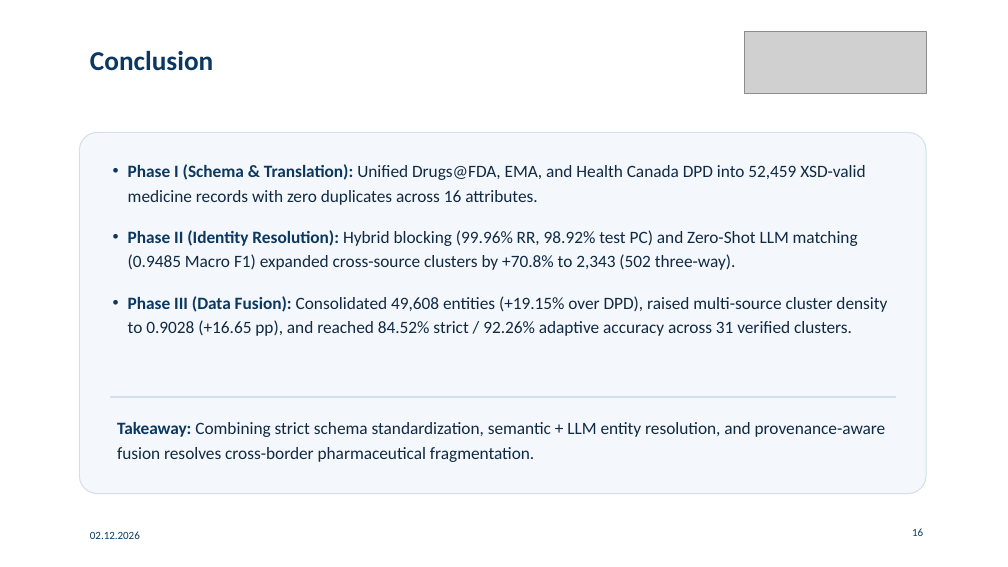
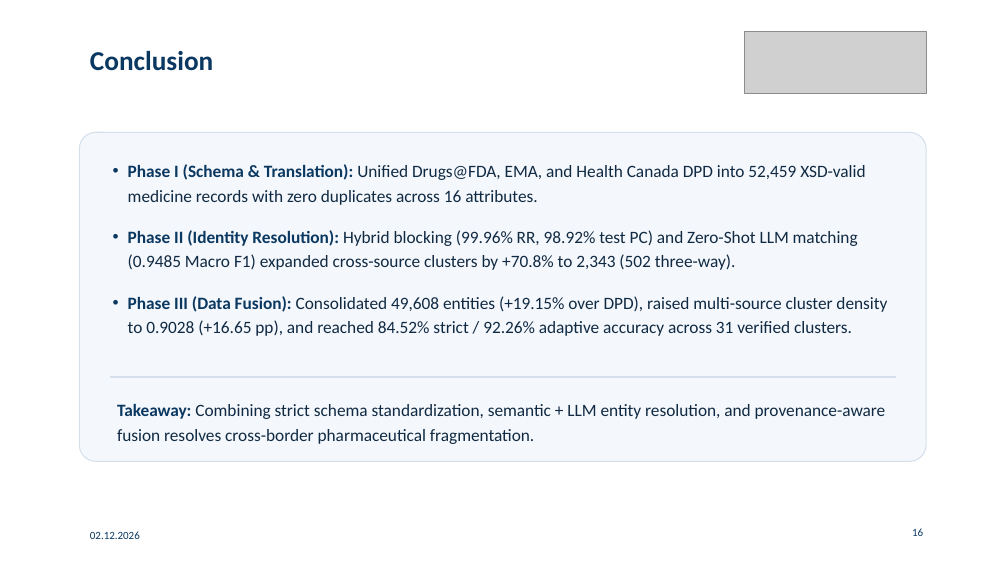
Before and after one commit to gabegagster/wdi-drug-integration, a slide deck: slide 16 of docs/presentation/wdi_drug_integration_presentation.pptx. Drawn at 1008x567 pixels with LibreOffice and Linux fonts; fonts in the diff are those of the drawing; grey boxes stand for pictures. Boxes give left, top, right and bottom in pixels: in the first picture for what was removed or moved away, otherwise in the second. Text is boxed around its words. In the diff, an @@ line names an element or a change of style, - is before the commit and + after.

```diff
--- a/docs/presentation/wdi_drug_integration_presentation.pptx
+++ b/docs/presentation/wdi_drug_integration_presentation.pptx
@@ rounded rectangle: place and size @@
-rounded rectangle at box(79, 132, 926, 494)
+rounded rectangle at box(79, 132, 926, 461)
@@ line moved from (110, 397) - (896, 397) to (110, 377) - (896, 377) @@
@@ text "Takeaway: Combining strict schema standardization, ...": place and size @@
-text "Takeaway: Combining strict schema standardization, ..." at box(117, 422, 886, 462)
+text "Takeaway: Combining strict schema standardization, ..." at box(117, 404, 886, 444)
@@ text "Takeaway: Combining strict schema standardization, ..." at box(117, 404, 886, 444): vertical alignment top to middle @@
```
Also in this commit, not shown: 11 other slides changed, 1 other file.
